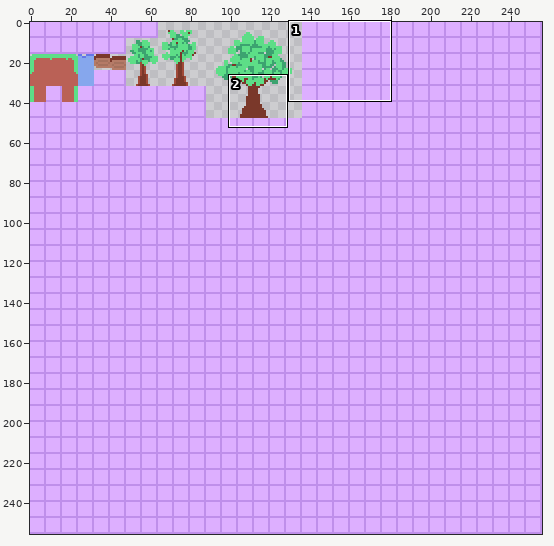
Sprite sheet: assets.png. The first picture is a wide view before the edit; the outline marks the close-up.
Close-up. As it was:
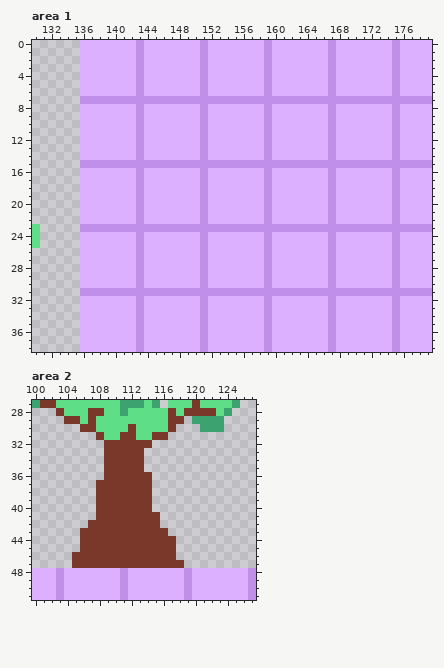
The file is 256x256 pixels. Colours within 5 levels of each other are drawn and written as one. Shown: area 1: x 130..179, y 0..38; area 2: x 100..127, y 27..51.
The result:
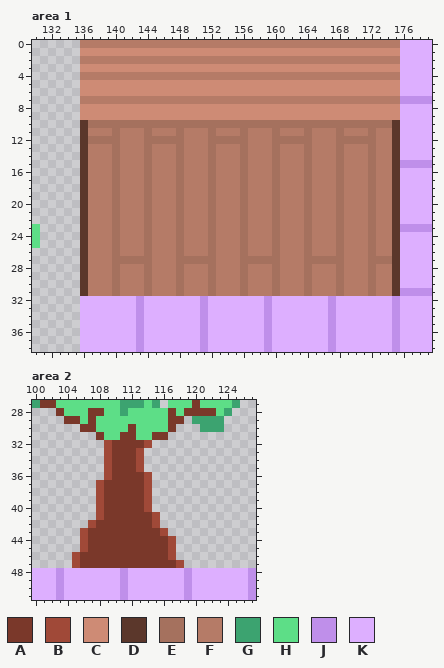
Palette (. is transparent): A #7a382a  B #a04938  C #ce8b75  D #5b372b  E #a5715e  F #b57b67  G #3ca370  H #5dde87  J #bf8fea  K #ddafff
Diff:
--- area 1
@@ x 130..179 @@
- 0 ......KKKKKKKJKKKKKKKJKKKKKKKJKKKKKKKJKKKKKKKJKKKK
- 1 ......KKKKKKKJKKKKKKKJKKKKKKKJKKKKKKKJKKKKKKKJKKKK
- 2 ......KKKKKKKJKKKKKKKJKKKKKKKJKKKKKKKJKKKKKKKJKKKK
- 3 ......KKKKKKKJKKKKKKKJKKKKKKKJKKKKKKKJKKKKKKKJKKKK
- 4 ......KKKKKKKJKKKKKKKJKKKKKKKJKKKKKKKJKKKKKKKJKKKK
- 5 ......KKKKKKKJKKKKKKKJKKKKKKKJKKKKKKKJKKKKKKKJKKKK
- 6 ......KKKKKKKJKKKKKKKJKKKKKKKJKKKKKKKJKKKKKKKJKKKK
- 7 ......JJJJJJJJJJJJJJJJJJJJJJJJJJJJJJJJJJJJJJJJJJJJ
- 8 ......KKKKKKKJKKKKKKKJKKKKKKKJKKKKKKKJKKKKKKKJKKKK
- 9 ......KKKKKKKJKKKKKKKJKKKKKKKJKKKKKKKJKKKKKKKJKKKK
-10 ......KKKKKKKJKKKKKKKJKKKKKKKJKKKKKKKJKKKKKKKJKKKK
-11 ......KKKKKKKJKKKKKKKJKKKKKKKJKKKKKKKJKKKKKKKJKKKK
-12 ......KKKKKKKJKKKKKKKJKKKKKKKJKKKKKKKJKKKKKKKJKKKK
-13 ......KKKKKKKJKKKKKKKJKKKKKKKJKKKKKKKJKKKKKKKJKKKK
-14 ......KKKKKKKJKKKKKKKJKKKKKKKJKKKKKKKJKKKKKKKJKKKK
-15 ......JJJJJJJJJJJJJJJJJJJJJJJJJJJJJJJJJJJJJJJJJJJJ
-16 ......KKKKKKKJKKKKKKKJKKKKKKKJKKKKKKKJKKKKKKKJKKKK
-17 ......KKKKKKKJKKKKKKKJKKKKKKKJKKKKKKKJKKKKKKKJKKKK
-18 ......KKKKKKKJKKKKKKKJKKKKKKKJKKKKKKKJKKKKKKKJKKKK
-19 ......KKKKKKKJKKKKKKKJKKKKKKKJKKKKKKKJKKKKKKKJKKKK
-20 ......KKKKKKKJKKKKKKKJKKKKKKKJKKKKKKKJKKKKKKKJKKKK
-21 ......KKKKKKKJKKKKKKKJKKKKKKKJKKKKKKKJKKKKKKKJKKKK
-22 ......KKKKKKKJKKKKKKKJKKKKKKKJKKKKKKKJKKKKKKKJKKKK
-23 H.....JJJJJJJJJJJJJJJJJJJJJJJJJJJJJJJJJJJJJJJJJJJJ
-24 H.....KKKKKKKJKKKKKKKJKKKKKKKJKKKKKKKJKKKKKKKJKKKK
-25 H.....KKKKKKKJKKKKKKKJKKKKKKKJKKKKKKKJKKKKKKKJKKKK
-26 ......KKKKKKKJKKKKKKKJKKKKKKKJKKKKKKKJKKKKKKKJKKKK
-27 ......KKKKKKKJKKKKKKKJKKKKKKKJKKKKKKKJKKKKKKKJKKKK
-28 ......KKKKKKKJKKKKKKKJKKKKKKKJKKKKKKKJKKKKKKKJKKKK
-29 ......KKKKKKKJKKKKKKKJKKKKKKKJKKKKKKKJKKKKKKKJKKKK
-30 ......KKKKKKKJKKKKKKKJKKKKKKKJKKKKKKKJKKKKKKKJKKKK
-31 ......JJJJJJJJJJJJJJJJJJJJJJJJJJJJJJJJJJJJJJJJJJJJ
+ 0 ......FFFFFFFFFFFFFFFFFFFFFFFFFFFFFFFFFFFFFFFFKKKK
+ 1 ......CCCCCCCCCCCCCCCCCCCCCCCCCCCCCCCCCCCCCCCCKKKK
+ 2 ......FFFFFFFFFFFFFFFFFFFFFFFFFFFFFFFFFFFFFFFFKKKK
+ 3 ......CCCCCCCCCCCCCCCCCCCCCCCCCCCCCCCCCCCCCCCCKKKK
+ 4 ......FFFFFFFFFFFFFFFFFFFFFFFFFFFFFFFFFFFFFFFFKKKK
+ 5 ......CCCCCCCCCCCCCCCCCCCCCCCCCCCCCCCCCCCCCCCCKKKK
+ 6 ......CCCCCCCCCCCCCCCCCCCCCCCCCCCCCCCCCCCCCCCCKKKK
+ 7 ......FFFFFFFFFFFFFFFFFFFFFFFFFFFFFFFFFFFFFFFFJJJJ
+ 8 ......CCCCCCCCCCCCCCCCCCCCCCCCCCCCCCCCCCCCCCCCKKKK
+ 9 ......CCCCCCCCCCCCCCCCCCCCCCCCCCCCCCCCCCCCCCCCKKKK
+10 ......DEEEEEEEEEEEEEEEEEEEEEEEEEEEEEEEEEEEEEEDKKKK
+11 ......DFFFEFFFEFFFEFFFEFFFEFFFEFFFEFFFEFFFEFFDKKKK
+12 ......DEEEEFFFEEEEEFFFEEEEEFFFEEEEEFFFEEEEEFFDKKKK
+13 ......DFFFEFFFEFFFEFFFEFFFEFFFEFFFEFFFEFFFEFFDKKKK
+14 ......DFFFEFFFEFFFEFFFEFFFEFFFEFFFEFFFEFFFEFFDKKKK
+15 ......DFFFEFFFEFFFEFFFEFFFEFFFEFFFEFFFEFFFEFFDJJJJ
+16 ......DFFFEFFFEFFFEFFFEFFFEFFFEFFFEFFFEFFFEFFDKKKK
+17 ......DFFFEFFFEFFFEFFFEFFFEFFFEFFFEFFFEFFFEFFDKKKK
+18 ......DFFFEFFFEFFFEFFFEFFFEFFFEFFFEFFFEFFFEFFDKKKK
+19 ......DFFFEFFFEFFFEFFFEFFFEFFFEFFFEFFFEFFFEFFDKKKK
+20 ......DFFFEFFFEFFFEFFFEFFFEFFFEFFFEFFFEFFFEFFDKKKK
+21 ......DFFFEFFFEFFFEFFFEFFFEFFFEFFFEFFFEFFFEFFDKKKK
+22 ......DFFFEFFFEFFFEFFFEFFFEFFFEFFFEFFFEFFFEFFDKKKK
+23 H.....DFFFEFFFEFFFEFFFEFFFEFFFEFFFEFFFEFFFEFFDJJJJ
+24 H.....DFFFEFFFEFFFEFFFEFFFEFFFEFFFEFFFEFFFEFFDKKKK
+25 H.....DFFFEFFFEFFFEFFFEFFFEFFFEFFFEFFFEFFFEFFDKKKK
+26 ......DFFFEFFFEFFFEFFFEFFFEFFFEFFFEFFFEFFFEFFDKKKK
+27 ......DFFFEEEEEFFFEEEEEFFFEEEEEFFFEEEEEFFFEEEDKKKK
+28 ......DFFFEFFFEFFFEFFFEFFFEFFFEFFFEFFFEFFFEFFDKKKK
+29 ......DFFFEFFFEFFFEFFFEFFFEFFFEFFFEFFFEFFFEFFDKKKK
+30 ......DFFFEFFFEFFFEFFFEFFFEFFFEFFFEFFFEFFFEFFDKKKK
+31 ......DFFFEFFFEFFFEFFFEFFFEFFFEFFFEFFFEFFFEFFDJJJJ
 32 ......KKKKKKKJKKKKKKKJKKKKKKKJKKKKKKKJKKKKKKKJKKKK
--- area 2
@@ x 103..120 @@
 31 .....AHHAAHHAA....
-32 ......AAAAAA......
-33 ......AAAAA.......
-34 ......AAAAA.......
-35 ......AAAAA.......
-36 ......AAAAAA......
-37 .....AAAAAAA......
-38 .....AAAAAAA......
-39 .....AAAAAAA......
-40 .....AAAAAAA......
-41 .....AAAAAAAA.....
-42 ....AAAAAAAAA.....
-43 ...AAAAAAAAAAA....
-44 ...AAAAAAAAAAAA...
-45 ...AAAAAAAAAAAA...
-46 ..AAAAAAAAAAAAA...
-47 ..AAAAAAAAAAAAAA..
+32 ......BAAAAB......
+33 ......BAAAB.......
+34 ......BAAAB.......
+35 ......BAAAB.......
+36 ......BAAAAB......
+37 .....BAAAAAB......
+38 .....BAAAAAB......
+39 .....BAAAAAB......
+40 .....BAAAAAB......
+41 .....BAAAAAAB.....
+42 ....BAAAAAAAB.....
+43 ...BAAAAAAAAAB....
+44 ...BAAAAAAAAAAB...
+45 ...BAAAAAAAAAAB...
+46 ..BAAAAAAAAAAAB...
+47 ..BAAAAAAAAAAAAB..
 48 JKKKKKKKJKKKKKKKJK
Pixel boxes of the changes (left, top, right, bottom) in both close-ups:
changed: (80, 40, 400, 296)
changed: (72, 440, 184, 568)
